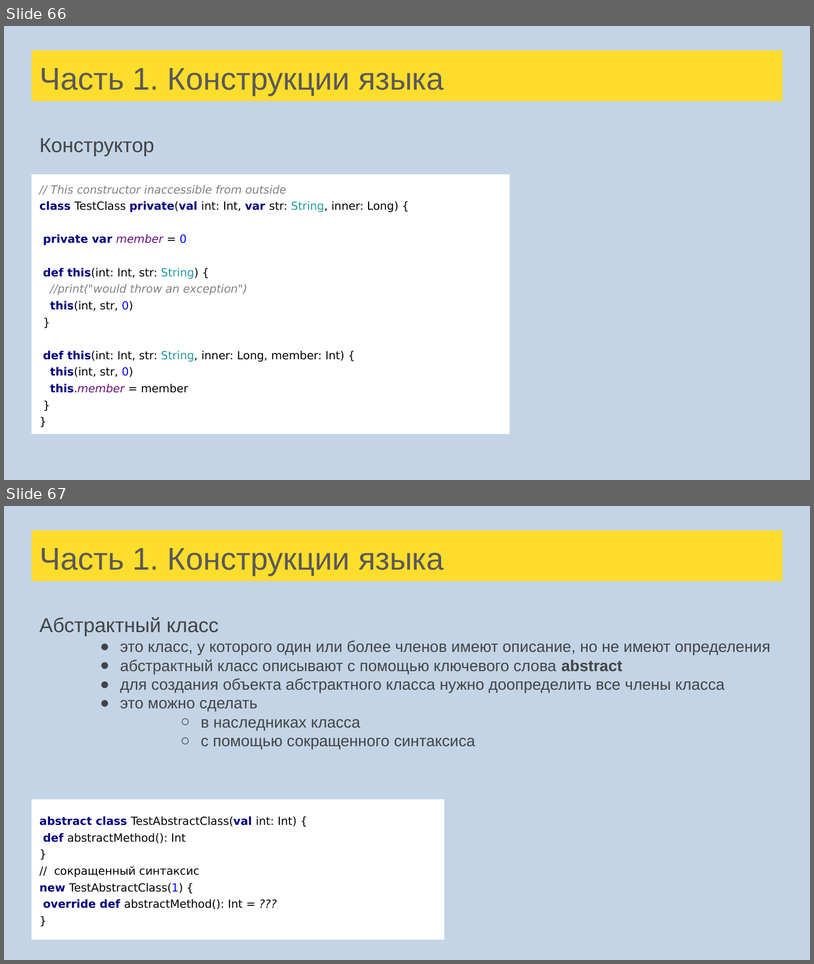
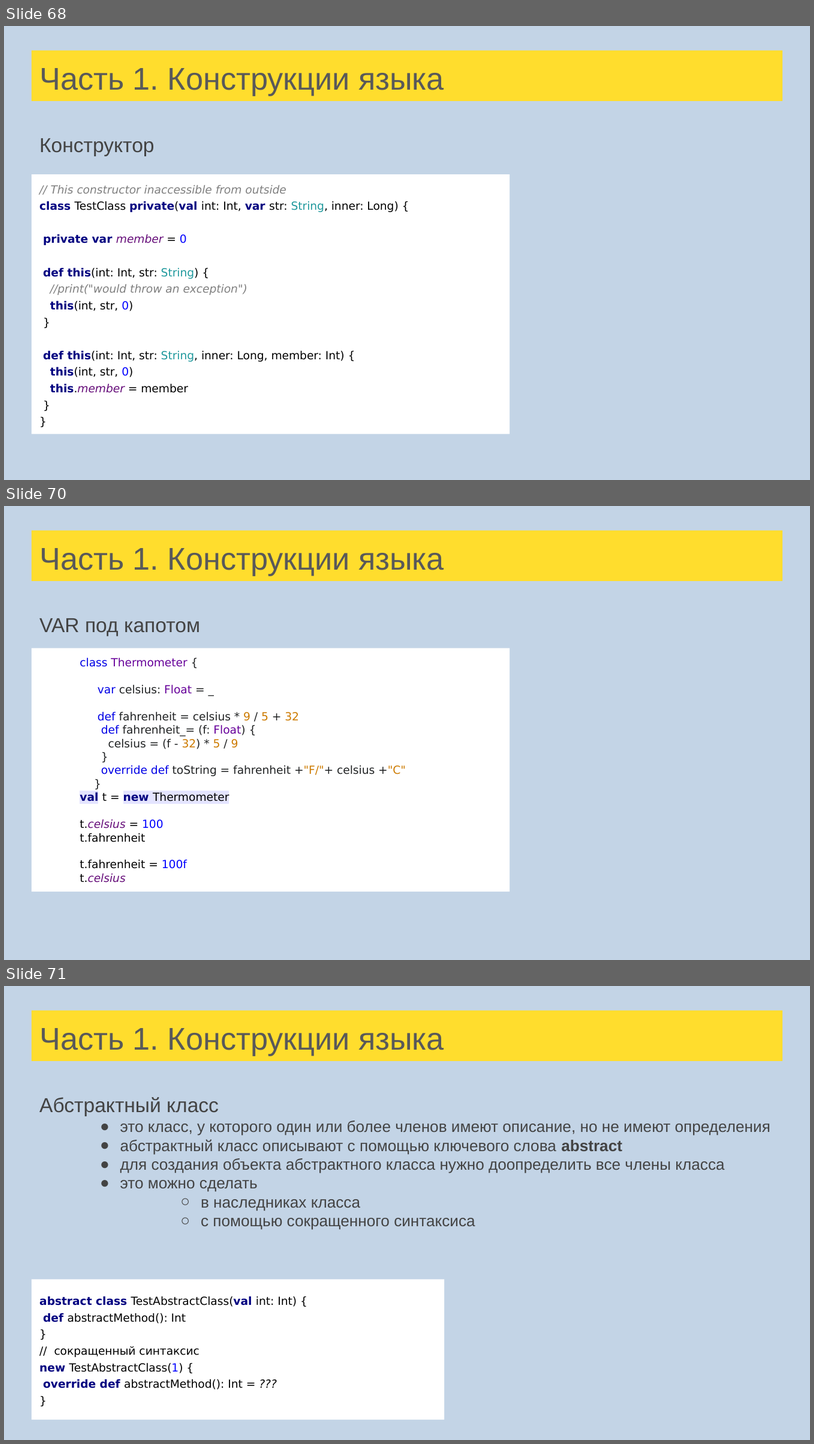
Before and after one commit to skye17/scala-school, a slide deck: src/main/resources/Лекции Scala для FinTech.pptx. Shown one above the other, each under a label of ours: slides 66 and 67 before the commit, slides 68, 70 and 71 after it; the slides between them are not shown. The pictures are 814x964 and 814x1444 pixels, drawn with LibreOffice and Linux fonts; fonts in the diff are those of the drawing. Boxes give left, top, right and bottom in pixels: in the first picture for what was removed or moved away, otherwise in the second. Text is boxed around its words. In the diff, an @@ line names an element or a change of style, - is before the commit and + after.

```diff
--- a/src/main/resources/Лекции Scala для FinTech.pptx
+++ b/src/main/resources/Лекции Scala для FinTech.pptx
@@ slide 70 added at [4,506,810,960], background #C3D4E6 @@
@@ title added at [32,530,783,581], fill #FFDD2D, 28 pt, text #595959 @@
+Часть 1. Конструкции языка
@@ text added at [39,618,200,636], 18 pt, text #434343 @@
+VAR под капотом
@@ rectangle added at [32,648,510,891], fill #FFFFFF, 10 pt, text #212324 @@
+class Thermometer {
+var celsius: Float = _
+def fahrenheit = celsius * 9 / 5 + 32
+def fahrenheit_= (f: Float) {
+celsius = (f - 32) * 5 / 9
+}
+override def toString = fahrenheit +"F/"+ celsius +"C"
+}
+val t = new Thermometer
+t.celsius = 100
+t.fahrenheit
+t.fahrenheit = 100f
+t.celsius
@@ what was slide 66 is now slide 68 @@
@@ what was slide 67 is now slide 71 @@
```
Also in this commit, not shown: 5 slides changed, 16 other slides added, 1 slide removed, 20 other files.
